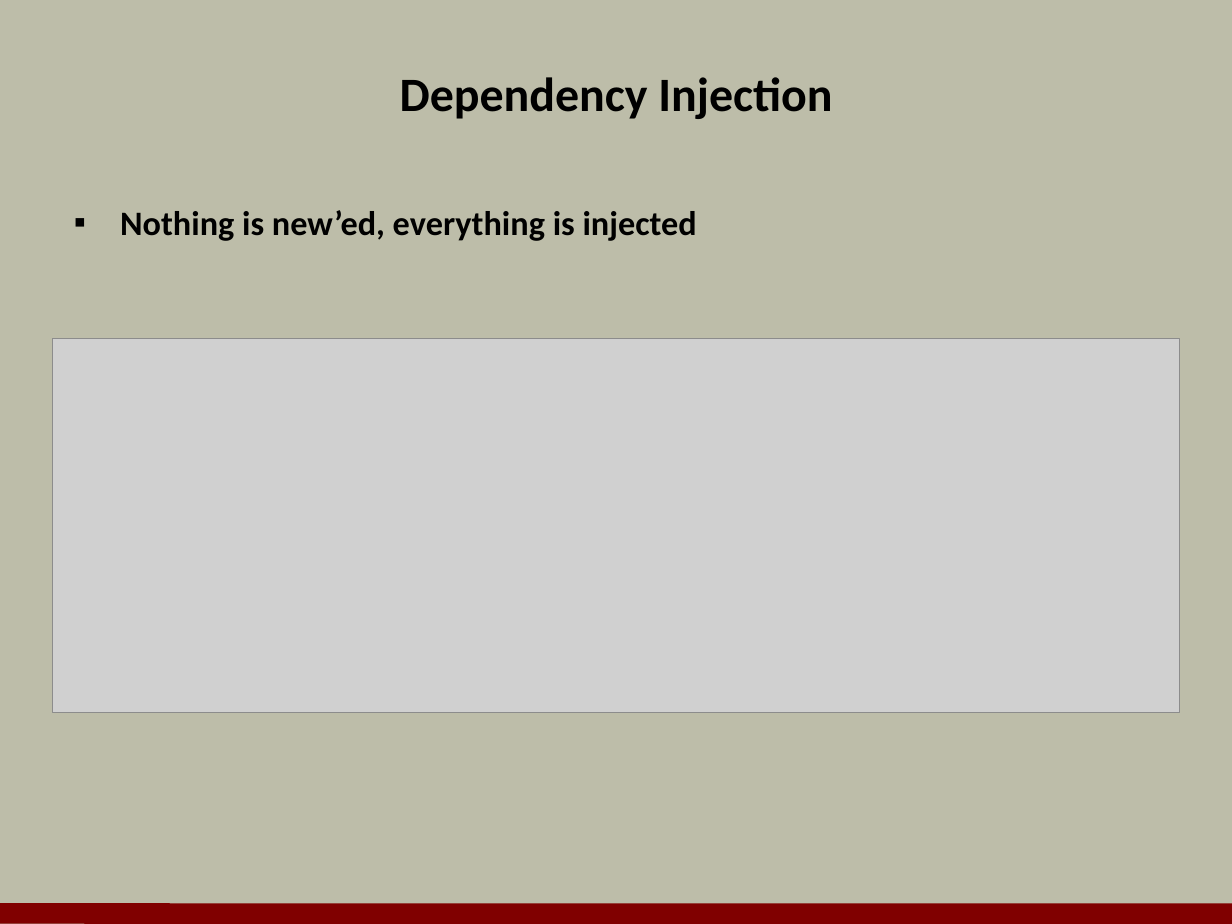
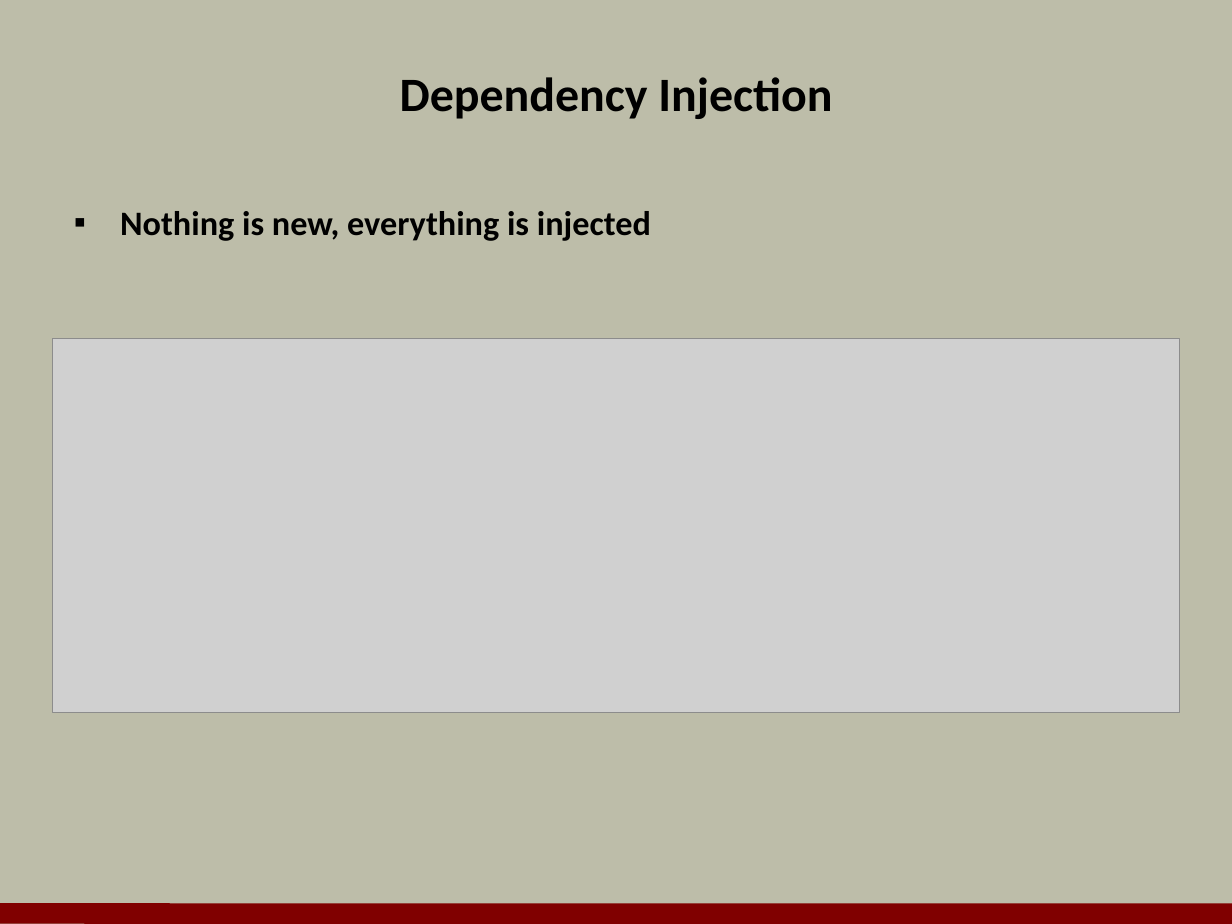
Before and after one commit to OdeToCode/classes, a slide deck: slide 12 of aspnet5/slides/a2_mvc6.pptx. Drawn at 1232x924 pixels with LibreOffice and Linux fonts; fonts in the diff are those of the drawing; grey boxes stand for pictures; background and template pictures are left out. Boxes give left, top, right and bottom in pixels: in the first picture for what was removed or moved away, otherwise in the second. Text is boxed around its words. In the diff, an @@ line names an element or a change of style, - is before the commit and + after.

```diff
--- a/aspnet5/slides/a2_mvc6.pptx
+++ b/aspnet5/slides/a2_mvc6.pptx
@@ text at [120,211,651,241]: text changed @@
-▪ Nothing is new’ed, everything is injected
+▪ Nothing is new, everything is injected
```
Also in this commit, not shown: 2 other slides changed, 3 slides added, 5 slides removed, 3 other files.
